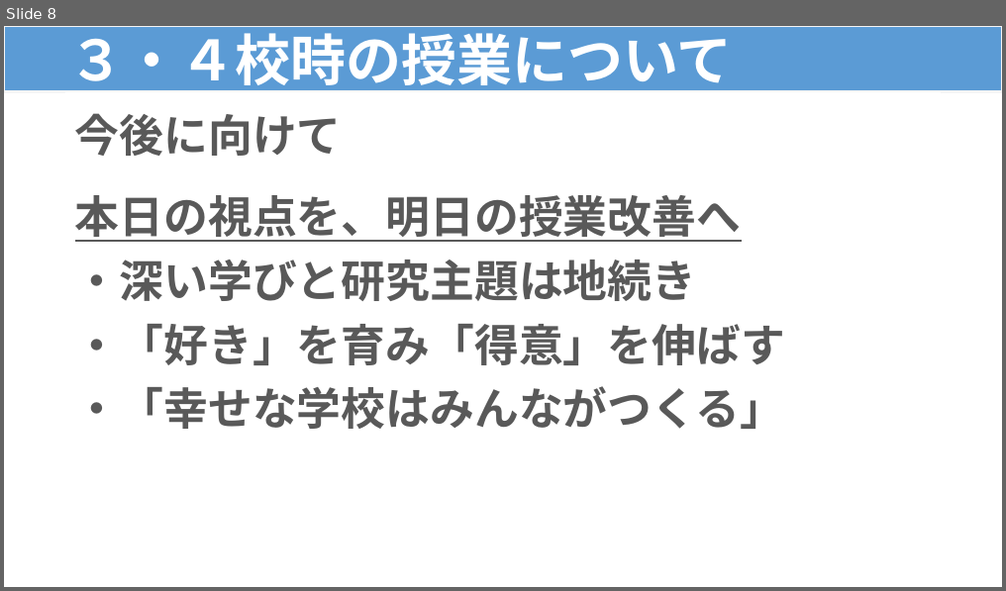
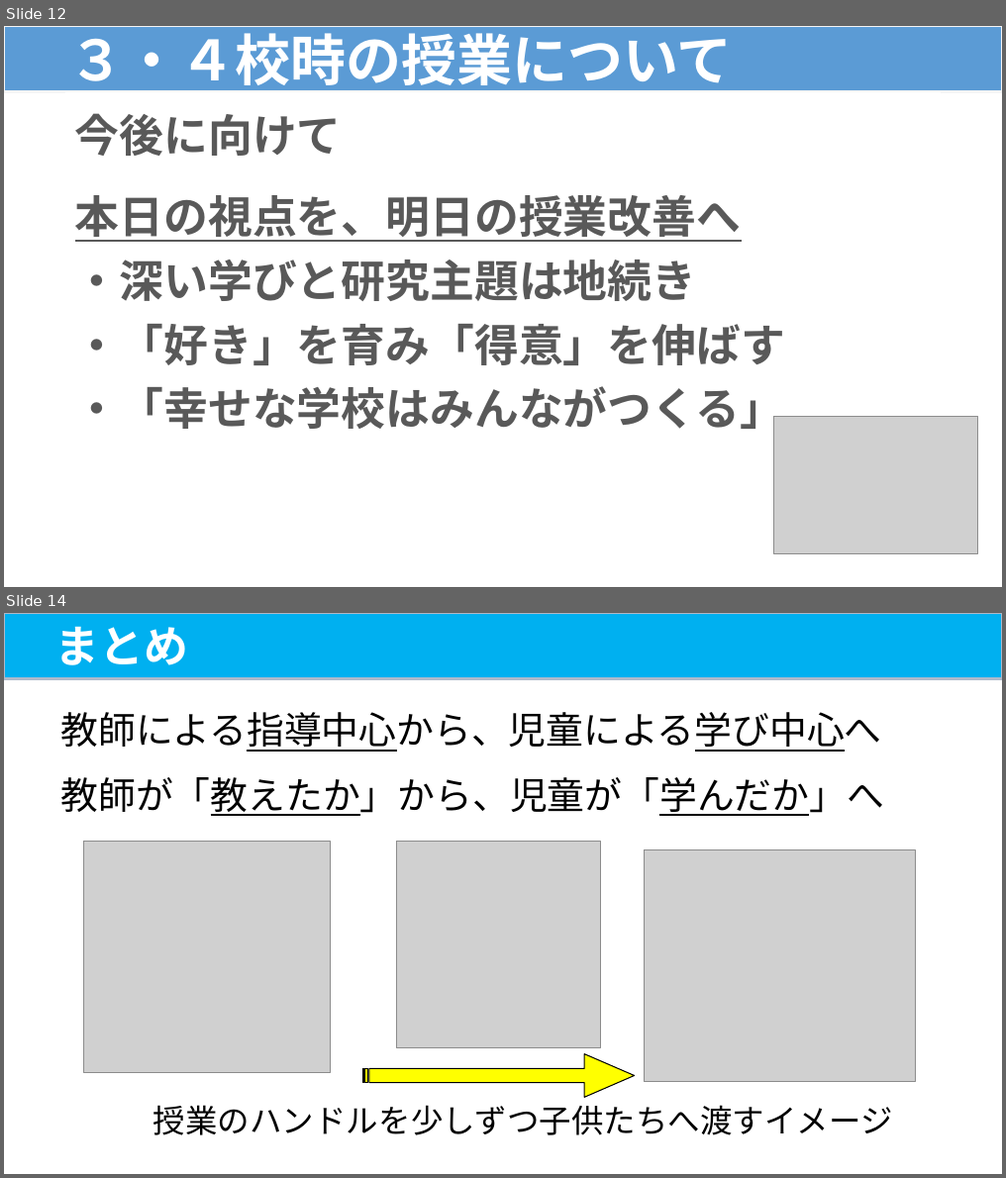
Before and after one commit to contynet730-star/con30, a slide deck: output/★指導課訪問★３・４校時指導助言資料（例）.pptx. Shown one above the other, each under a label of ours: slide 8 before the commit, slides 12 and 14 after it; the slides between them are not shown. The pictures are 1006x591 and 1006x1178 pixels, drawn with LibreOffice and Linux fonts; fonts in the diff are those of the drawing; grey boxes stand for pictures. Boxes give left, top, right and bottom in pixels: in the first picture for what was removed or moved away, otherwise in the second. Text is boxed around its words. In the diff, an @@ line names an element or a change of style, - is before the commit and + after.

```diff
--- a/output/★指導課訪問★３・４校時指導助言資料（例）.pptx
+++ b/output/★指導課訪問★３・４校時指導助言資料（例）.pptx
@@ slide 14 added at [4, 613, 1002, 1174], background #FFFFFF @@
@@ rectangle added at [4, 613, 1002, 679], fill #00B0F0, outline #ADB9CA 2 pt, 32 pt, text #FFFFFF, bold @@
+まとめ
@@ text added at [60, 712, 881, 752], 27 pt, text #000000 @@
+教師による指導中心から、児童による学び中心へ
@@ text added at [60, 777, 884, 816], 27 pt, text #000000 @@
+教師が「教えたか」から、児童が「学んだか」へ
@@ picture added at [83, 842, 330, 1073] @@
@@ picture added at [396, 842, 601, 1048] @@
@@ picture added at [644, 851, 915, 1082] @@
@@ striped right arrow added at [362, 1055, 634, 1097], fill #FFFF00, outline #000000 0.75 pt @@
@@ text added at [153, 1105, 893, 1136], 23.2 pt, text #000000 @@
+授業のハンドルを少しずつ子供たちへ渡すイメージ
@@ what was slide 8 is now slide 12 @@
@@ slide 12 changed as well @@
@@ picture added at [773, 417, 978, 555] @@
```
Also in this commit, not shown: 7 other slides changed, 6 other slides added.
